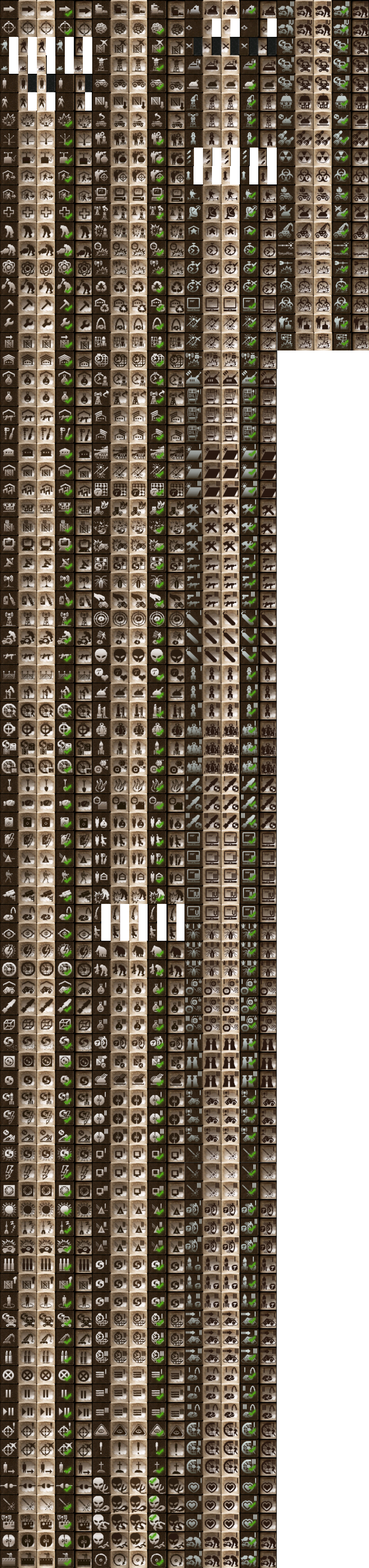
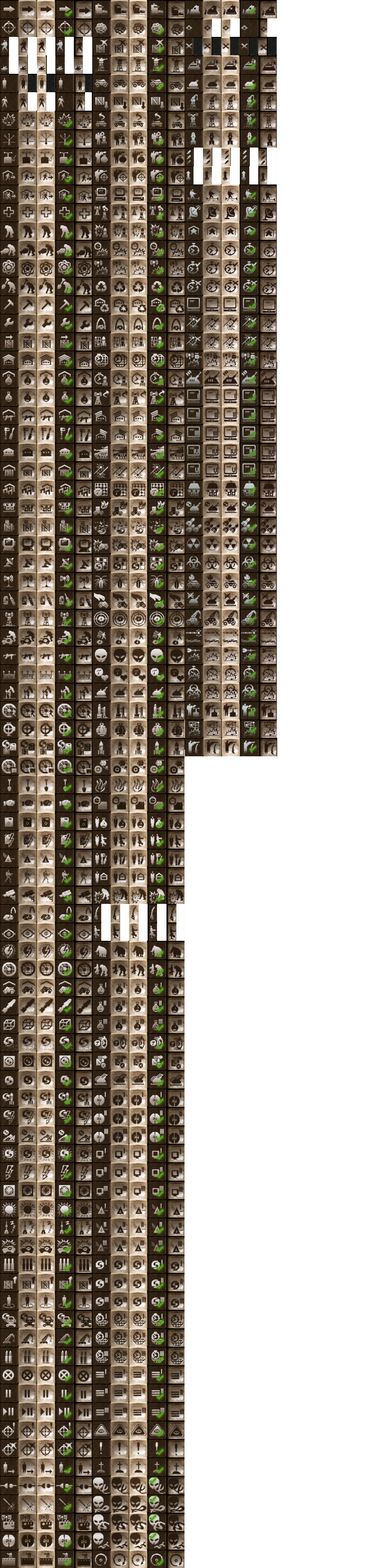
Revision of a layered (369, 1568) image; what changed, layer by layer:
painted on "Warstwa 1" over [left=184, top=332, right=369, bottom=757]
painted on "new_buttons" over [left=184, top=0, right=369, bottom=1568]